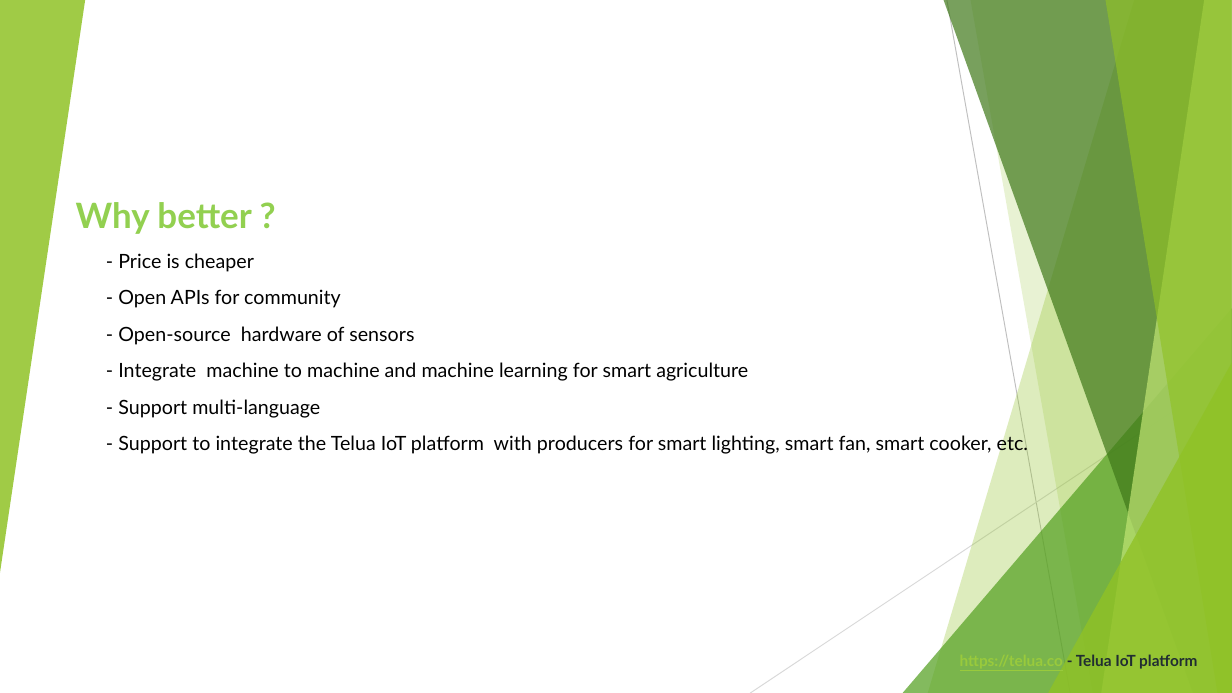
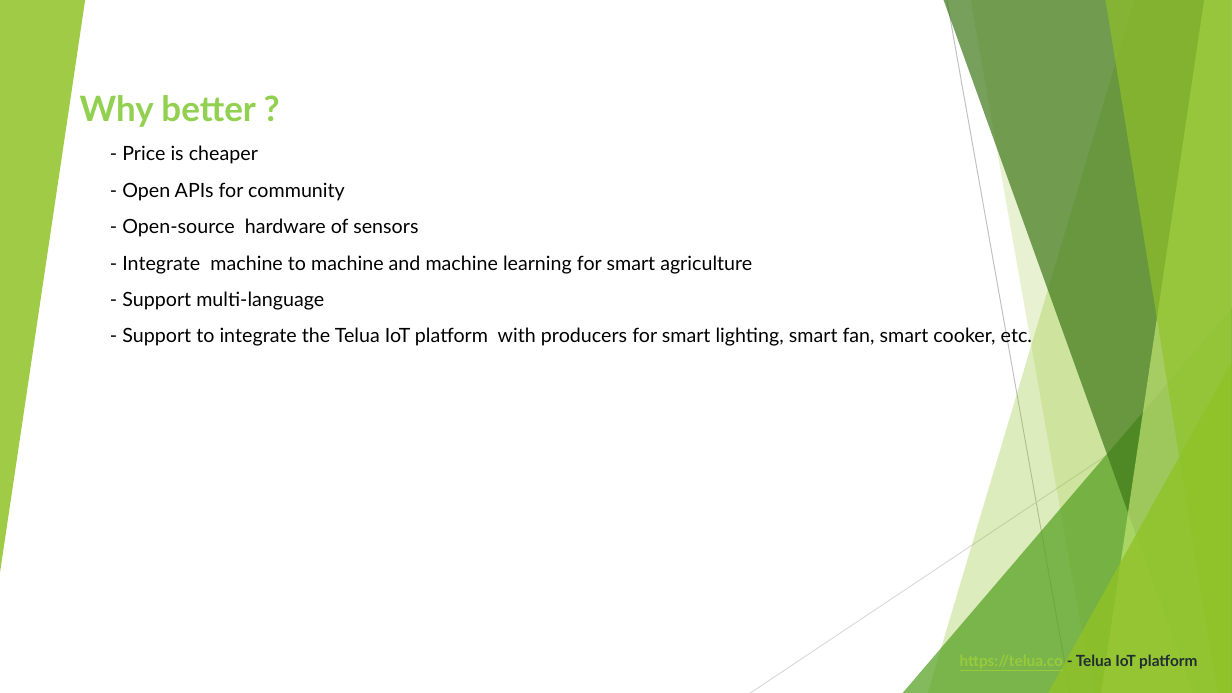
Before and after one commit to letrthong/telua_esp32_sensor, a slide deck: slide 4 of esp32_hardware/Telua_Pitch_Deck.pptx. Drawn at 1232x693 pixels with LibreOffice and Linux fonts; fonts in the diff are those of the drawing. Boxes give left, top, right and bottom in pixels: in the first picture for what was removed or moved away, otherwise in the second. Text is boxed around its words. In the diff, an @@ line names an element or a change of style, - is before the commit and + after.

```diff
--- a/esp32_hardware/Telua_Pitch_Deck.pptx
+++ b/esp32_hardware/Telua_Pitch_Deck.pptx
@@ subtitle "Why better ?" moved from (x1=76, y1=202, x2=1028, y2=455) to (x1=80, y1=95, x2=1032, y2=348) @@
```
Also in this commit, not shown: 1 other slide changed, 1 other file.
